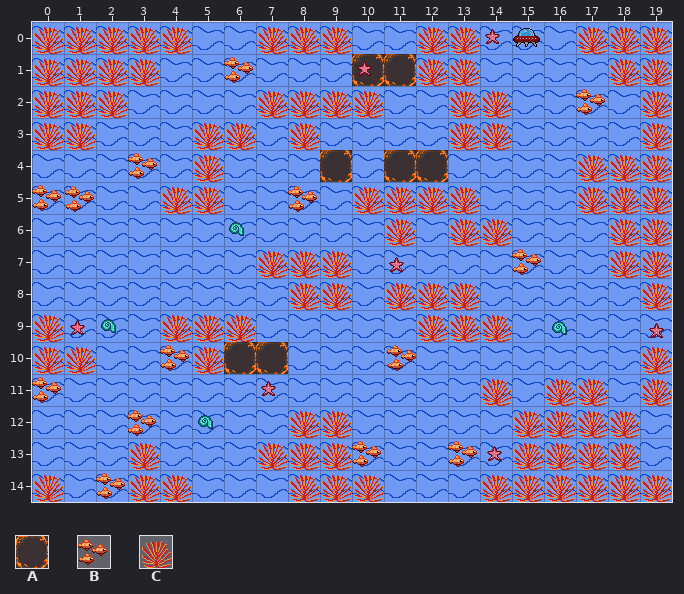
Tiled map: tiled/level-02.tmx. That is the earlier state.
Cells are 32x32 px. Shown: x 0..19, y 0..14.
Key: from "tileset": A 4, B 14, C 16.
_ is an empty cell.
Layers that did not change in this view are not listed.
Layer "Obstacles" before, first column x 0:
 0 CCCCC__CCC__CC___CCC
 1 CCCC__B___AACC____CC
 2 CCC____CCCC__CC__B_C
 3 CC___CC_C____CC____C
 4 ___B_C___A_AA____CCC
 5 B___CC____CCCC___CCC
 6 ___________C_CC___CC
 7 _______CCC_____B__CC
 8 ________CC_CCC_____C
 9 C___CCC_____CCC_____
10 CC__BCAA___________C
11 B_____________C_CC_C
12 ________CC_____CCCC_
13 ___C___CCCB__B_CCCC_
14 C_BCC___CCC___CCCCCC
After the commit:
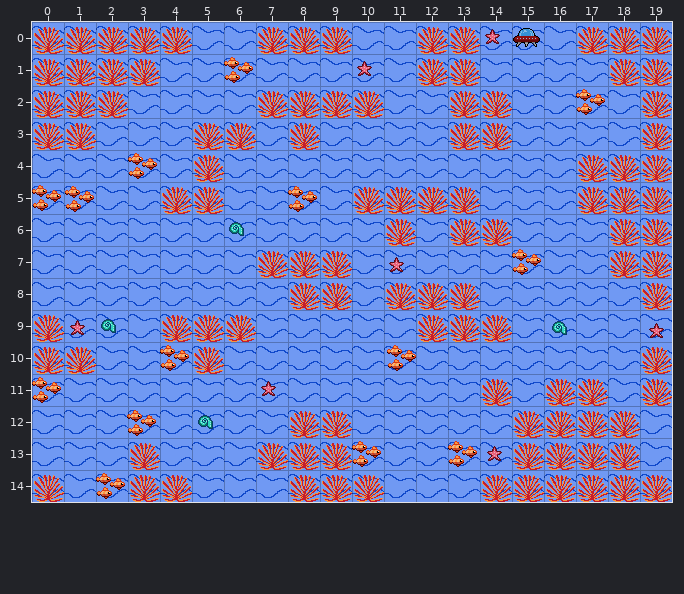
Diff:
Changed rows in their new state; . is an unchanged cell.
Layer "Obstacles":
first column x 9:
 1 .__.
 4 _.__
first column x 6:
10 __
Where, in picture pixels (left, top, right, bottom), the same in both pictures:
removed: (352, 54, 416, 86)
removed: (320, 150, 352, 182)
removed: (384, 150, 448, 182)
removed: (224, 342, 288, 374)
